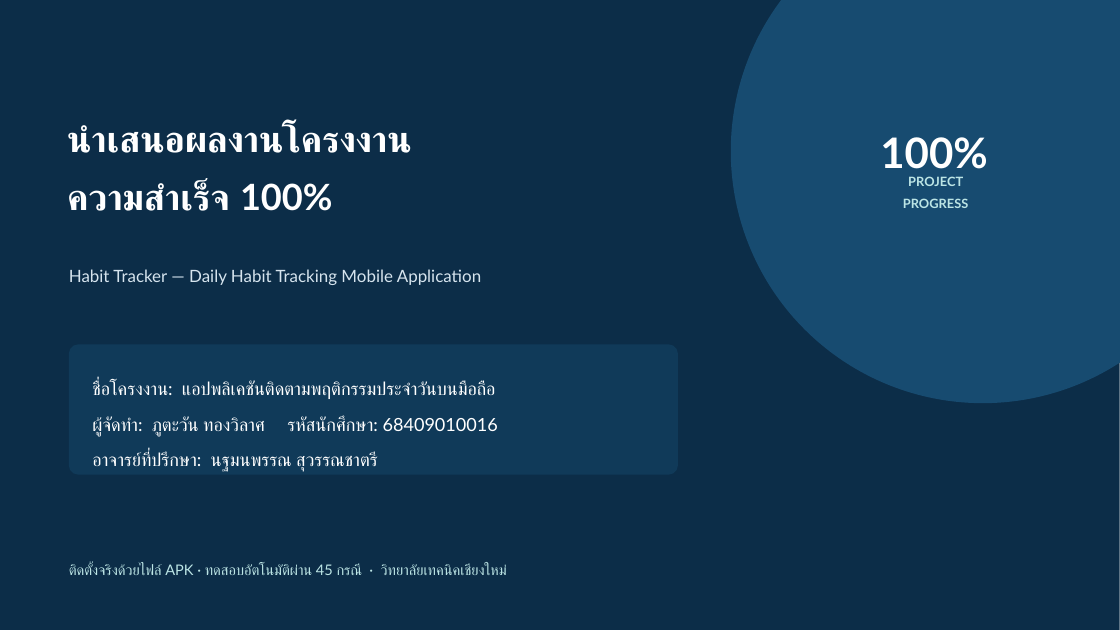
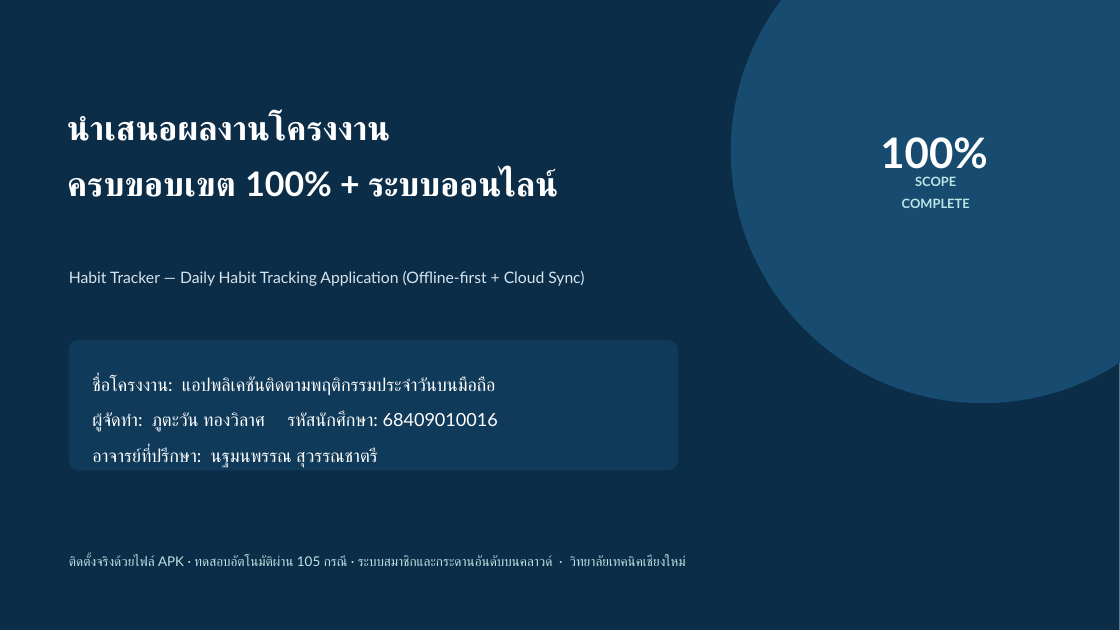
Before and after one commit to SuperMeteo/habit_tracker, a slide deck: slide 1 of docs/นำเสนอ100_HabitTracker.pptx. Drawn at 1120x630 pixels with LibreOffice and Linux fonts; fonts in the diff are those of the drawing. Boxes give left, top, right and bottom in pixels: in the first picture for what was removed or moved away, otherwise in the second. Text is boxed around its words. In the diff, an @@ line names an element or a change of style, - is before the commit and + after.

```diff
--- a/docs/นำเสนอ100_HabitTracker.pptx
+++ b/docs/นำเสนอ100_HabitTracker.pptx
@@ text at bbox=[67, 114, 390, 141]: size 31 to 29 pt in "นำเสนอผลงานโครงงาน" @@
@@ text "นำเสนอผลงานโครงงาน": place and size @@
-text "นำเสนอผลงานโครงงาน" at bbox=[67, 123, 411, 211]
+text "นำเสนอผลงานโครงงาน" at bbox=[67, 114, 556, 197]
@@ text at bbox=[67, 170, 556, 197]: text changed; size 31 to 29 pt @@
-ความสำเร็จ 100%
+ครบขอบเขต 100% + ระบบออนไลน์
@@ text at bbox=[902, 176, 970, 208]: text changed @@
-PROJECT
-PROGRESS
+SCOPE
+COMPLETE
@@ text at bbox=[69, 271, 584, 286]: text changed; size 14.5 to 13.5 pt @@
-Habit Tracker — Daily Habit Tracking Mobile Application
+Habit Tracker — Daily Habit Tracking Application (Offline-first + Cloud Sync)
@@ rounded rectangle: place and size @@
-rounded rectangle at bbox=[69, 344, 678, 475]
+rounded rectangle at bbox=[69, 340, 678, 471]
@@ text "ชื่อโครงงาน: แอปพลิเคชันติดตามพฤติกรรมประจำวันบนมือถือ": place and size @@
-text "ชื่อโครงงาน: แอปพลิเคชันติดตามพฤติกรรมประจำวันบนมือถือ" at bbox=[92, 382, 498, 466]
+text "ชื่อโครงงาน: แอปพลิเคชันติดตามพฤติกรรมประจำวันบนมือถือ" at bbox=[92, 377, 498, 462]
@@ text at bbox=[69, 555, 686, 566]: text changed; size 12.5 to 11.5 pt @@
-ติดตั้งจริงด้วยไฟล์ APK · ทดสอบอัตโนมัติผ่าน 45 กรณี · วิทยาลัยเทคนิคเชียงใหม่
+ติดตั้งจริงด้วยไฟล์ APK · ทดสอบอัตโนมัติผ่าน 105 กรณี · ระบบสมาชิกและกระดานอันดับบนคลาวด์ · วิทยาลัยเทคนิคเชียงใหม่
```
Also in this commit, not shown: 13 other slides changed, 4 slides added, 2 slides removed, 9 other files.
